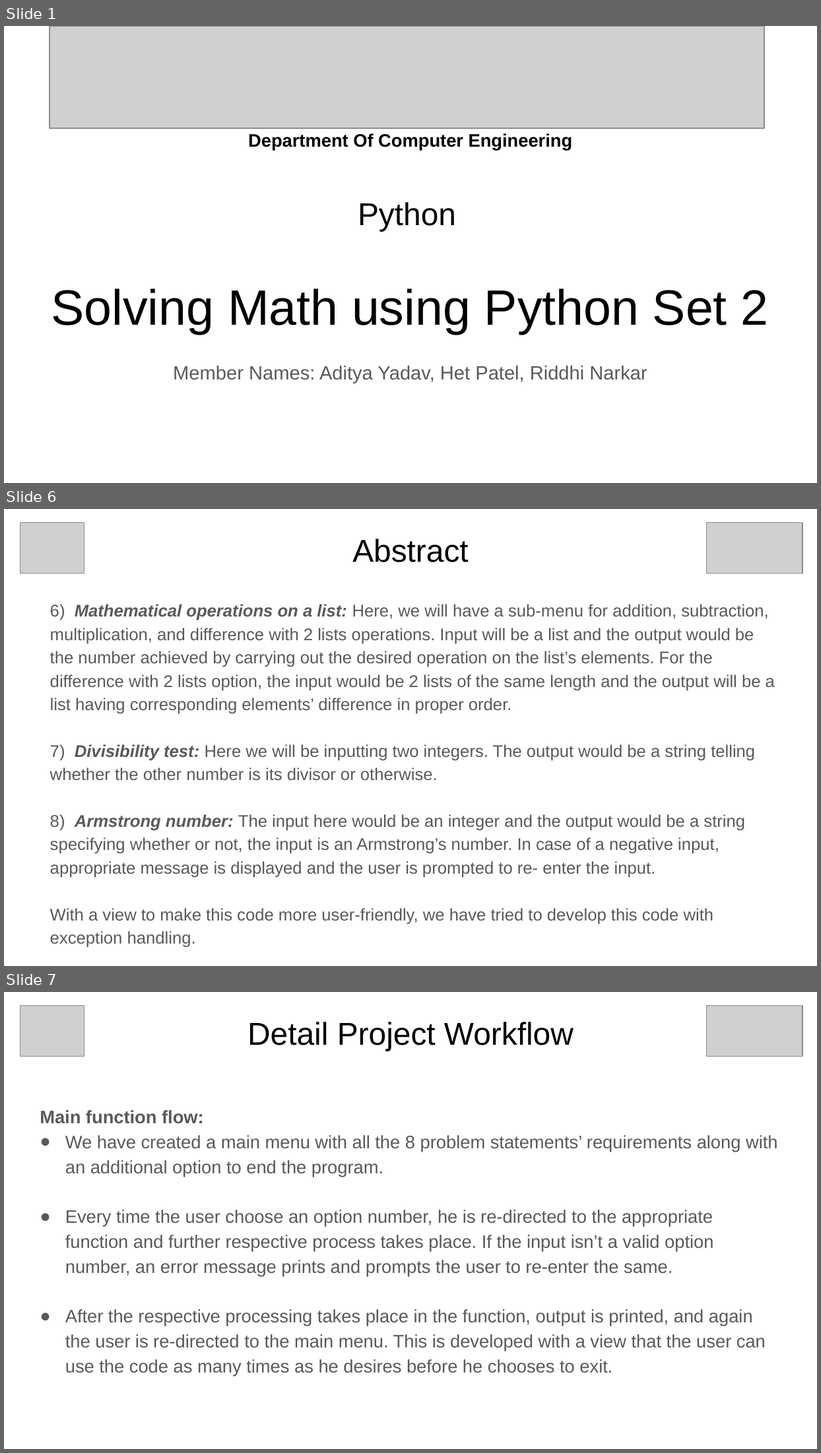
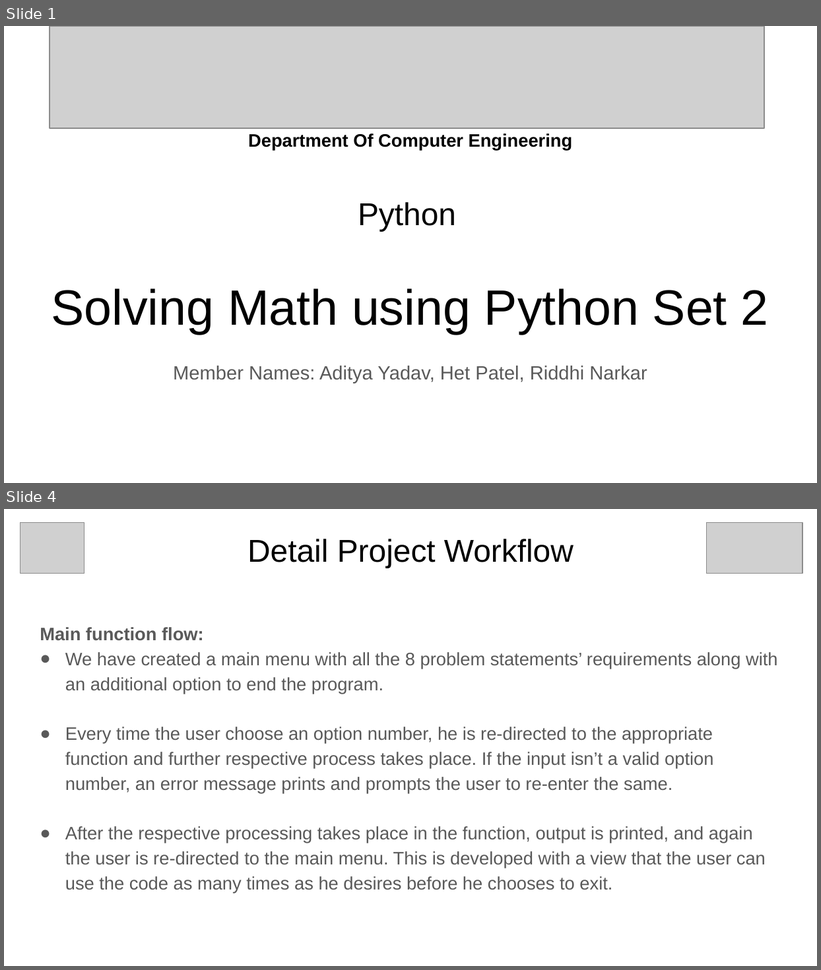
Before and after one commit to grey-hat2003/internship-project, a slide deck: docs/PyPptB2_5.pptx. Shown one above the other, each under a label of ours: slides 1, 6 and 7 before the commit, slides 1 and 4 after it; the slides between them are not shown. The pictures are 821x1453 and 821x970 pixels, drawn with LibreOffice and Linux fonts; fonts in the diff are those of the drawing; grey boxes stand for pictures. Boxes give left, top, right and bottom in pixels: in the first picture for what was removed or moved away, otherwise in the second. Text is boxed around its words. In the diff, an @@ line names an element or a change of style, - is before the commit and + after.

```diff
--- a/docs/PyPptB2_5.pptx
+++ b/docs/PyPptB2_5.pptx
@@ slide 6 removed at bbox=[4, 509, 817, 966], background #FFFFFF @@
@@ picture removed at bbox=[20, 523, 84, 574] @@
@@ picture removed at bbox=[706, 523, 803, 574] @@
@@ title removed at bbox=[352, 539, 468, 562] @@
-Abstract
@@ text removed at bbox=[50, 604, 775, 925] @@
-6) Mathematical operations on a list: Here, we will have a sub-menu for addition, subtraction, multiplication, and difference with 2 lists operations. Input will be a list and the output would be the number achieved by carrying out the desired operation on the list’s elements. For the difference with 2 lists option, the input would be 2 lists of the same length and the output will be a list having corresponding elements’ difference in proper order.
-7) Divisibility test: Here we will be inputting two integers. The output would be a string telling whether the other number is its divisor or otherwise.
-8) Armstrong number: The input here would be an integer and the output would be a string specifying whether or not, the input is an Armstrong’s number. In case of a negative input, appropriate message is displayed and the user is prompted to re- enter the input.
-With a view to make this code more user-friendly, we have tried to develop this code with exception handling.
@@ what was slide 7 is now slide 4 @@
```
Also in this commit, not shown: 2 slides changed, 3 other slides removed, 1 other file.
